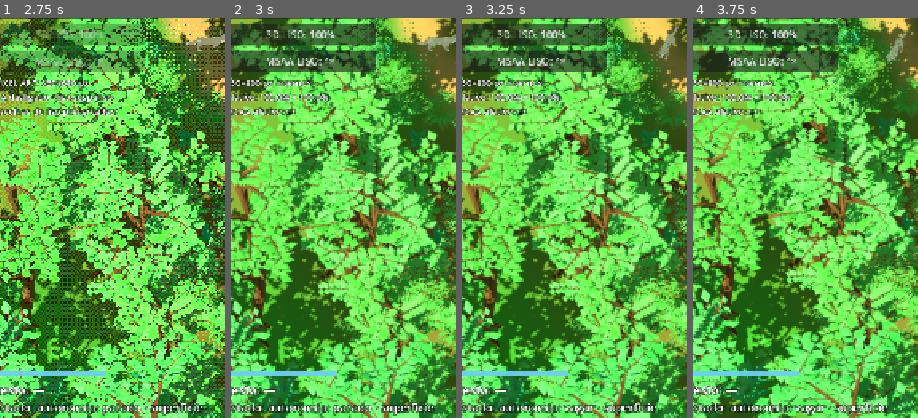
Above: before the commit, frames 1-4 (left to right).
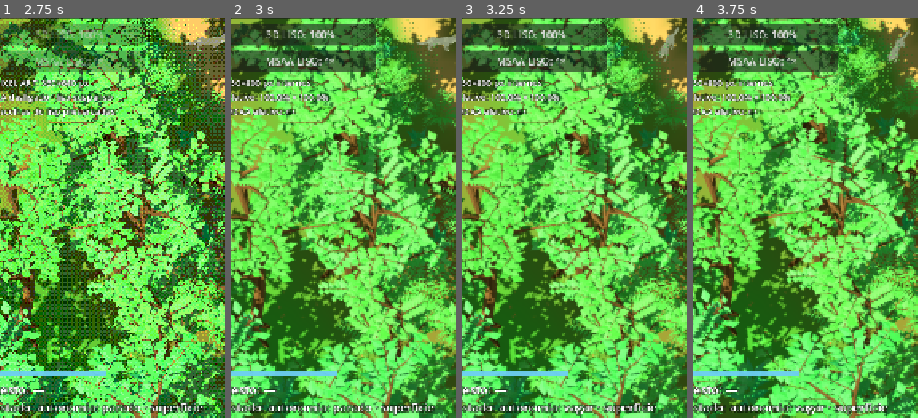
Above: after the commit, the same moments.

Repository: jonathasptbr-gh/Projeto-Galapago
Game: Godot game, scene res://jogo/main.tscn
The game is run twice, just before and just after one commit, with the same random seed, the same clock (stepped at 60 frames per second) and the same inputs.
Inputs:
- Up to frame 1 (2.75 s): click "PULO AUTO: DESLIGADO" at 0.5 s; click "PULO AUTO: LIGADO" at 1.25 s; click "PIXEL ART: DESLIGADO" at 2 s
- Up to frame 2 (3 s): click "PIXEL ART: LIGADO" at 2.75 s
- Up to frame 3 (3.25 s): no input
- Up to frame 4 (3.75 s): click "DIAGNÓSTICO: DESLIGADO" at 3.5 s
The pictures show only the part of the screen within x 4-54%, y 46-96%; the shares and areas given below are measured in that part.

Frames 1-2 are identical in both runs. In frame 3, less than 0.1% of the frame differs, in the area x 89-97%, y 2-11%; in frame 4, 0.1%, in the area x 85-97%, y 3-11%.

Commit message:
v0.45.0: marcha pelo tamanho do caminho e passadas calibradas
Caminho ate ~45 px (comprimento do corpo) e CAMINHADA a 28 px/s com o clipe Walk; acima disso e TROTE a 110 px/s com Gallop. O traco ao vivo so promove e o trote trava ate a rota acabar: traco novo curto nao rebaixa a marcha nem rearma a rampa; segurar forca o trote; autonomia volta a caminhada. O clipe deixa de depender da camera e as passadas foram medidas por cinematica do GLB (Walk 0,52 / Gallop 0,93 unidade por ciclo), mantendo a fase presa a distancia para o pe nao patinar. Demo --caminhada para o oraculo. Gate: 220/220 testes, parser 54/0.

Diff:
--- a/dados/acoes.json
+++ b/dados/acoes.json
@@ -1,6 +1,6 @@
 {
- "_leia": "Ações da criatura (v0.19.0). fases = [antecipação …(816 unchanged characters)… USA DE SAÍDA da v0.17 foi removida). v0.19: TOQUE = TIRO CARREGADO com TEMPO CON …(2894 unchanged characters)…
- "mover": {"velocidade": 110},
+ "_leia": "Ações da criatura (v0.19.0). fases = [antecipação …(816 unchanged characters)… USA DE SAÍDA da v0.17 foi removida). v0.45: `mover.caminhada_max_px` (≈ o comprimento do corpo) separa a MARCHA: caminho até ele é CAMINHADA (`mover.velocidade_caminhada`, 28 px/s); acima, TROTE (`mover.velocidade`, 110 px/s). O trote trava até a rota acabar — traço novo curto no meio da corrida não rebaixa a marcha; correr acelerado (segurar) força o trote. v0.19: TOQUE = TIRO CARREGADO com TEMPO CON …(2894 unchanged characters)…
+ "mover": {"velocidade": 110, "velocidade_caminhada": 28, "caminhada_max_px": 45},
  "olhar": {},
  "ataque": {"fases": [0.10, 0.14, 0.18], "alcance": 40, "arco": 90, "recarga": 0.15},
  "batida": {"fases": [0.06, 0.10, 0.12], "alcance": 30, "arco": 120, "recarga": 0.12},
--- a/jogo/demo.gd
+++ b/jogo/demo.gd
@@ -57,6 +57,15 @@
 		main.dedo_moveu(1, Vector2(200 + distancia, 500))
 		main.dedo_subiu(1, Vector2(200 + distancia, 500))
 		main.dedo_subiu(0, Vector2(200, 500))
+		return
+	if "--caminhada" in OS.get_cmdline_user_args():
+		# v0.45: traços CURTOS (≈ o comprimento do corpo) para filmar a
+		# CAMINHADA; o demo normal já mostra o TROTE nos caminhos longos.
+		_passos = [
+			{"t": 0.3, "tipo": "caminho", "rel": [[0, 0], [30, 6]], "dur": 0.6},
+			{"t": 1.8, "tipo": "caminho", "rel": [[0, 0], [32, -4]], "dur": 0.6},
+			{"t": 3.3, "tipo": "caminho", "rel": [[0, 0], [34, 0]], "dur": 0.6},
+		]
 		return
 	_passos = [
 		# 0. baseline do CI: o caminho de sempre nos 2 primeiros segundos, com a
--- a/jogo/main.gd
+++ b/jogo/main.gd
@@ -387,7 +387,7 @@
 	var salto: float = float(corpo.z) / Cam3D.PX_POR_UNIDADE - (AFUNDA_SUBSOLO if subsolo else 0.0)
 	ator_criatura.atualizar(corpo.pos, _h_cria, corpo.olhar, salto)
 	var deslocamento: float = Vector2(corpo.pos).distance_to(_pos_anim_criatura) if delta > 0.0 else 0.0
-	ator_criatura.animar(deslocamento, delta, corpo.no_ar(), corpo.ataque != "", camera_toque.intima())
+	ator_criatura.animar(deslocamento, delta, corpo.no_ar(), corpo.ataque != "", corpo.trotando())
 	_pos_anim_criatura = corpo.pos
 	var cor := COR_CRIATURA
 	if subsolo:
--- a/jogo/mundo3d/lobo.gd
+++ b/jogo/mundo3d/lobo.gd
@@ -10,10 +10,12 @@
 # AABB medido no Godot com a escala 0,25: 0,27 × 0,67 × 1,39 unidades.
 # Uma célula tem 1 unidade; a pata mais baixa fica a 0,003 do chão.
 const ESCALA_MODELO := 0.25
-# Distância horizontal por ciclo: passada Walk curta (~40% do comprimento
-# do corpo), Gallop mais longa (~70%). Determina fase, não velocidade fixa.
-const PASSADA_WALK := 0.55
-const PASSADA_GALLOP := 0.95
+# Distância de CHÃO por ciclo, medida nos pés do próprio clipe (cinemática do
+# GLB, 2026-11-28): Walk 0,52 unidade (pé planta 1,03 unidade de modelo em meio
+# ciclo), Gallop 0,93. Com a fase presa à distância, o pé não patina nem quando
+# o clipe toca mais rápido.
+const PASSADA_WALK := 0.52
+const PASSADA_GALLOP := 0.93
 
 @export var cor := Color.WHITE
 
@@ -66,15 +68,17 @@
 ## Estado lido da sim, nunca derivado do olhar (que também gira parada).
 ## Cada quadro avança em distância/PX_POR_UNIDADE/passada ciclos, sem
 ## dependência do fps: velocidade × duração_do_clipe / passada.
-## Na imobilidade muda para Idle; pulo/ataque não recebem a velocidade de andar.
-func animar(deslocamento_px: float, delta_s: float, no_ar: bool, atacando: bool, perto: bool) -> void:
+## A MARCHA vem da sim (`corpo.trotando()`): caminhada usa Walk, trote e
+## corrida acelerada usam Gallop. Na imobilidade muda para Idle; pulo/ataque
+## não recebem a velocidade de andar.
+func animar(deslocamento_px: float, delta_s: float, no_ar: bool, atacando: bool, trotando: bool) -> void:
 	var nome := "Idle"
 	if atacando:
 		nome = "Attack"
 	elif no_ar:
 		nome = "Gallop_Jump"
 	elif delta_s > 0.0 and deslocamento_px > 0.01:
-		nome = "Walk" if perto else "Gallop"
+		nome = "Gallop" if trotando else "Walk"
 	_tocar(nome)
 	if nome == "Walk" or nome == "Gallop":
 		var passada := PASSADA_WALK if nome == "Walk" else PASSADA_GALLOP
--- a/sim/corpo.gd
+++ b/sim/corpo.gd
@@ -40,6 +40,13 @@
 ##   a ~15% da velocidade e chega a 100% em `rampa_s` (`_rampa_t`/`_fator_rampa`,
 ##   smoothstep). O traço ao vivo reinicia a rampa uma vez; retomar depois de
 ##   uma pausa/tiro NÃO reinicia.
+## - **MARCHA PELO TAMANHO DO CAMINHO** (v0.45): caminho até `caminhada_max_px`
+##   (≈ o comprimento do corpo, 45 px) é **CAMINHADA** (`velocidade_caminhada`,
+##   28 px/s); acima disso é **TROTE** (`velocidade`, 110 px/s). O traço ao vivo
+##   só PROMOVE (cresceu ⇒ trota) e o trote fica TRAVADO até a rota acabar: um
+##   traço novo e curto no meio da corrida não rebaixa a marcha; a marcha só é
+##   redecidida ao sair do repouso (ou ao vaguear). Correr acelerado (segurar)
+##   força o trote.
 ##
 ## **SEGURAR QUE VIRA DESENHO**: se o dedo que SEGURA (sprint) se move
 ## sem levantar, o jogo RECOMEÇA o traço na posição ATUAL
@@ -171,6 +178,13 @@
 var olhar := Vector2.RIGHT
 var camada := Mundo.SUPERFICIE
 var velocidade := 110.0
+## Marcha da ROTA (v0.45): caminho curto = CAMINHADA (`velocidade_caminhada`),
+## caminho maior que `caminhada_max_px` (≈ o comprimento do animal) = TROTE
+## (`velocidade`, a normal). O trote TRAVA até a rota acabar: um traço novo e
+## curto desenhado no meio da corrida não rebaixa a marcha.
+var trote := false
+var velocidade_caminhada := 28.0
+var caminhada_max_px := 45.0
 
 # rota (pontos de referência; `_rota_i` = o próximo que ela procura)
 var rota := PackedVector2Array()
@@ -276,6 +290,8 @@
 func _init(definicoes: Dictionary = {}) -> void:
 	defs = definicoes
 	velocidade = float(defs.get("mover", {}).get("velocidade", 110.0))
+	velocidade_caminhada = maxf(float(defs.get("mover", {}).get("velocidade_caminhada", 28.0)), 0.0)
+	caminhada_max_px = maxf(float(defs.get("mover", {}).get("caminhada_max_px", 45.0)), 1.0)
 	rota_cfg = defs.get("rota", {})
 	_combate = defs.get("combate", {})
 	carga_tiro_s = maxf(float(_combate.get("tiro_carga_s", 0.5)), 0.0)
@@ -365,6 +381,16 @@
 ## Está no SPRINT do segurar (correndo)? Só leitura; a regra fica no passo.
 func correndo() -> bool:
 	return _sprint
+
+
+## Marcha da rota: true = TROTE (caminho maior que o corpo), false = CAMINHADA.
+func trotando() -> bool:
+	return trote
+
+
+## Velocidade de CRUZEIRO da marcha atual (px/s), sem sprint, rampa ou embalo.
+func velocidade_base() -> float:
+	return velocidade if trote else velocidade_caminhada
 
 
 ## Ainda no curto período de invencibilidade depois de um golpe?
@@ -497,8 +523,16 @@
 ## progresso é preservado (o traço ao vivo só CRESCE no fim). Nunca fica
 ## mirando um ponto que já está ao alcance.
 func _guardar_rota(nova: PackedVector2Array, reiniciar: bool) -> void:
+	# MARCHA (v0.45): sair do repouso decide de novo; crescer o traço só PROMOVE
+	# (caminhada → trote). Rota nova desenhada em movimento não rebaixa o trote.
+	var partindo := rota.is_empty() and not em_inercia()
 	rota = nova
 	total_rota = Trajetoria.comprimento(rota)
+	if partindo:
+		trote = false
+	if total_rota > caminhada_max_px and not trote:
+		trote = true
+		_rampa_t = 0.0  # acelera da caminhada para o trote, sem salto
 	_arcos_rota = Trajetoria.arcos_pontos(rota)
 	_inercia_t = 0.0  # caminho novo cancela a inércia do antigo
 	_barrado = false
@@ -528,7 +562,9 @@
 		_carga_tem_destino = false
 		_carga_destino = Vector2.ZERO
 		# mesma regra do sprint: continuar um segurar mantém a rampa já vencida.
-		if not _sprint:
+		# rota nova em cima de um TROTE já em curso mantém a velocidade da
+		# corrida (v0.45): quem já corre segue correndo, seja qual for o traço.
+		if not _sprint and not trote:
 			_rampa_t = 0.0
 		marcas = []
 		_disparadas = {}
@@ -924,6 +960,11 @@
 			return "recusado: sem energia"
 		if _sprint:
 			return "ok: já em sprint"
+		if not trote:
+			# corrida acelerada não existe em cima de uma caminhada: assume o
+			# trote e acelera pela rampa (sem salto de 28 → 187 px/s).
+			trote = true
+			_rampa_t = 0.0
 		_sprint = true
 		eventos.append("sprint:on")
 		return "ok: sprint"
@@ -1140,7 +1181,7 @@
 		fator_ar = maxf(float(defs.get("pular", {}).get("sprint_fator", 1.0)), 1.0)
 	# o avanço que ela DEVERIA ter neste quadro: é o que desempata a projeção
 	# num cruzamento/bico (dois braços no mesmo lugar) e impede o "pulo".
-	var esperado := maxf(_passo_camera(velocidade * fator_sprint * fator_ar * _fator_embalo() * fator_rampa, dt) * 2.0, 2.0)
+	var esperado := maxf(_passo_camera(velocidade_base() * fator_sprint * fator_ar * _fator_embalo() * fator_rampa, dt) * 2.0, 2.0)
 	var proj := _projetar(base, esperado)
 	# teto de segurança do avanço: um cruzamento/laço não pode "teleportar" a
 	# criatura para o fim do braço; no máximo o que ela andaria em ~4 quadros.
@@ -1155,7 +1196,7 @@
 		if alvo_f != Vector2.ZERO and pos.distance_to(alvo_f) <= float(_embalo.get("gatilho_px", 70.0)):
 			_iniciar_embalo(float(_embalo.get("curto_s", 0.25)), float(_embalo.get("curto_fator", 1.7)))
 			_embalo_final_feito = true
-	var passo := _passo_camera(velocidade * _fator_embalo() * fator_sprint * fator_ar * fator_rampa, dt)
+	var passo := _passo_camera(velocidade_base() * _fator_embalo() * fator_sprint * fator_ar * fator_rampa, dt)
 	# ALVO: o ponto MAIS LONGE da estrada que a linha reta alcança andando.
 	# Sem isso, a criatura corta a corda de uma curva e bate na pedra/beira.
 	var alvo := _alvo_visivel(base, mundo)
@@ -1251,7 +1292,7 @@
 	if fs > 1.001:
 		fator_ar = maxf(float(defs.get("pular", {}).get("sprint_fator", 1.0)), 1.0)
 	var dur := maxf(float(defs.get("pular", {}).get("fases", [0.06, 0.42, 0.06])[1]), 0.1)
-	var alcance := velocidade * fs * fator_ar * _fator_embalo() * dur * 0.9
+	var alcance := velocidade_base() * fs * fator_ar * _fator_embalo() * dur * 0.9
 	# O PONTO DE POUSO (1 nível acima) adiante na ROTA e a CONTINUAÇÃO depois
 	# dele — é o que separa "degrau no meio do caminho" de "o caminho acaba".
 	var cp := float(mundo.celula_px)
@@ -1483,7 +1524,7 @@
 		return
 	var arcos := Trajetoria.arcos_pontos(traco)
 	var total := arcos[arcos.size() - 1]
-	var esperado := maxf(velocidade * maxf(dt, 0.0) * 2.0, 2.0)
+	var esperado := maxf(velocidade_base() * maxf(dt, 0.0) * 2.0, 2.0)
 	var alvo := traco_t + esperado
 	var peso := 0.25
 	var melhor := INF
@@ -1652,7 +1693,7 @@
 	var fator := _fator_sprint()
 	# a INÉRCIA sai com a velocidade de CHEGADA: o sprint (ou a cauda) e a
 	# RAMPA que ainda estiver valendo entram nela.
-	var v0 := velocidade * _fator_embalo() * fator * _fator_rampa()
+	var v0 := velocidade_base() * _fator_embalo() * fator * _fator_rampa()
 	var freio := maxf(float(rota_cfg.get("freio_extra_px", 16.0)), 0.0)
 	if fator > 1.0:
 		freio *= maxf(float(rota_cfg.get("freio_sprint_x", 1.6)), 1.0)
@@ -1762,7 +1803,7 @@
 		_golpe_final(alvos)
 		return
 	dir = dir.normalized()
-	var passo := _passo_camera(velocidade * _fator_embalo(), dt)
+	var passo := _passo_camera(velocidade_base() * _fator_embalo(), dt)
 	var novo := _passo_com_desvio(pos, dir, passo, alvo, mundo)
 	if novo.distance_to(pos) < 0.001:
 		_barrado = true
@@ -1773,6 +1814,8 @@
 
 
 func _autonomia(dt: float, mundo: RefCounted) -> void:
+	# vaguear não é rota: a marcha volta à caminhada (a animação também).
+	trote = false
 	_auto_t += dt
 	var base: Vector2 = pos
 	if _auto_espera > 0.0:
--- a/testes/test_corpo.gd
+++ b/testes/test_corpo.gd
@@ -98,6 +98,92 @@
 	checar(c.pos.distance_to(p0) > 15.0, "andou acelerado")
 	igual(c.comandar({"acao": "soltar_segurar"}, m, []), "ok", "soltar encerra sprint")
 	checar(c._sprint_cauda_t > 0.0, "mantém cauda")
+
+
+# ---------------------------------------------------------------- v0.45: marcha pelo caminho
+
+## Caminho curto (até ~o comprimento do corpo) = CAMINHADA, na velocidade de
+## caminhada; o trote não entra.
+func test_caminho_curto_caminha() -> void:
+	var s := _setup(MAPA)
+	var m: RefCounted = s[0]
+	var c: RefCounted = s[1]
+	checar(c.comandar({"acao": "mover", "pontos": PackedVector2Array([Vector2(84, 48)])}, m, []).begins_with("ok"), "rota curta")
+	checar(not c.trotando(), "caminho curto = caminhada")
+	perto(c.velocidade_base(), 28.0, 0.001, "cruzeiro de caminhada")
+	_rodar(c, m, 0.35)  # vence a rampa de 0,3 s
+	var p0: Vector2 = c.pos
+	for _i in 6:  # 6 quadros = 0,2 s exatos (o _rodar acumula floats e faz 7)
+		c.passo(1.0 / 30.0, m, [])
+	perto(c.pos.distance_to(p0) / 0.2, 28.0, 2.0, "anda em velocidade de caminhada")
+
+
+## Caminho maior que o corpo = TROTE na velocidade normal (sem acelerar).
+func test_caminho_longo_trota() -> void:
+	var s := _setup(MAPA)
+	var m: RefCounted = s[0]
+	var c: RefCounted = s[1]
+	checar(c.comandar({"acao": "mover", "pontos": PackedVector2Array([Vector2(240, 48)])}, m, []).begins_with("ok"), "rota longa")
+	checar(c.trotando(), "caminho longo = trote")
+	perto(c.velocidade_base(), 110.0, 0.001, "cruzeiro de trote")
+	_rodar(c, m, 0.35)
+	var p0: Vector2 = c.pos
+	for _i in 6:  # 6 quadros = 0,2 s exatos
+		c.passo(1.0 / 30.0, m, [])
+	perto(c.pos.distance_to(p0) / 0.2, 110.0, 3.0, "anda em velocidade de trote")
+
+
+## O traço ao vivo só PROMOVE: nasce curto (caminhada) e, ao crescer além do
+## corpo, sobe para o trote.
+func test_traco_ao_vivo_promove_caminhada_para_trote() -> void:
+	var s := _setup(MAPA)
+	var m: RefCounted = s[0]
+	var c: RefCounted = s[1]
+	var o := Vector2(48, 48)
+	checar(c.tracar(PackedVector2Array([o, o + Vector2(30, 0)]), m, true).begins_with("ok"), "primeiro traço")
+	checar(not c.trotando(), "traço curto caminha")
+	checar(c.tracar(PackedVector2Array([o, o + Vector2(30, 0), o + Vector2(120, 0)]), m, false).begins_with("ok"), "traço cresce")
+	checar(c.trotando(), "passou do comprimento do corpo = trote")
+
+
+## Trote travado: um traço NOVO e curto desenhado durante a corrida não rebaixa
+## a marcha; só sair do repouso decide de novo.
+func test_trote_trava_contra_traco_novo_curto() -> void:
+	var s := _setup(MAPA)
+	var m: RefCounted = s[0]
+	var c: RefCounted = s[1]
+	c.comandar({"acao": "mover", "pontos": PackedVector2Array([Vector2(300, 48)])}, m, [])
+	_rodar(c, m, 0.5)
+	checar(c.trotando(), "começou trotando")
+	checar(c.tracar(PackedVector2Array([c.pos, c.pos + Vector2(0, 20)]), m, true).begins_with("ok"), "traço novo curto")
+	checar(c.trotando(), "traço curto no meio da corrida NÃO rebaixa")
+	perto(c.velocidade_base(), 110.0, 0.001, "segue em velocidade de trote")
+	# e SEM rearmar a rampa: continua correndo na mesma velocidade
+	var p1: Vector2 = c.pos
+	for _i in 3:  # 0,1 s
+		c.passo(1.0 / 30.0, m, [])
+	checar(c.pos.distance_to(p1) / 0.1 > 90.0, "mantém a velocidade ao adotar o traço novo (%.0f px/s)" % (c.pos.distance_to(p1) / 0.1))
+	# até acabar e entrar na autonomia: a marcha volta a ser decidida do zero
+	var t := 0.0
+	while (c.em_rota() or c.em_inercia()) and t < 6.0:
+		c.passo(1.0 / 30.0, m, [])
+		t += 1.0 / 30.0
+	_rodar(c, m, 0.1)
+	checar(not c.trotando(), "parada/vagueando volta à caminhada")
+	checar(c.comandar({"acao": "mover", "pontos": PackedVector2Array([c.pos + Vector2(30, 0)])}, m, []).begins_with("ok"), "rota curta parada")
+	checar(not c.trotando(), "novo caminho curto parado = caminhada")
+
+
+## Correr acelerado (segurar) força o trote mesmo num caminho curto.
+func test_segurar_forca_trote_mesmo_em_caminho_curto() -> void:
+	var s := _setup(MAPA)
+	var m: RefCounted = s[0]
+	var c: RefCounted = s[1]
+	c.comandar({"acao": "mover", "pontos": PackedVector2Array([Vector2(84, 48)])}, m, [])
+	_rodar(c, m, 0.1)
+	checar(not c.trotando(), "caminhava")
+	igual(c.comandar({"acao": "segurar"}, m, []), "ok: sprint", "segurar liga a corrida")
+	checar(c.trotando(), "corrida acelerada força o trote")
 
 
 # ---------------------------------------------------------------- rota
@@ -975,14 +1061,15 @@
 	var m: RefCounted = s[0]
 	var c: RefCounted = s[1]
 	var origem: Vector2 = c.pos
-	checar(c.tracar(PackedVector2Array([origem, Vector2(240, 48)]), m, true).begins_with("ok"), "traço")
+	# v0.45: caminho CURTO = caminhada (a rampa continua valendo para ela)
+	checar(c.tracar(PackedVector2Array([origem, origem + Vector2(36, 0)]), m, true).begins_with("ok"), "traço")
 	_rodar(c, m, 0.2)
 	var t_antes: float = c._rampa_t
 	checar(t_antes > 0.0, "a rampa começou")
-	checar(c.tracar(PackedVector2Array([origem, Vector2(240, 48), Vector2(320, 48)]), m, false).begins_with("ok"), "o traço cresce")
+	checar(c.tracar(PackedVector2Array([origem, origem + Vector2(36, 0), origem + Vector2(42, 0)]), m, false).begins_with("ok"), "o traço cresce")
 	checar(c._rampa_t >= t_antes, "crescer o traço NÃO reinicia a rampa (%.3f → %.3f)" % [t_antes, c._rampa_t])
-	c.comandar({"acao": "mover", "pontos": PackedVector2Array([Vector2(48, 240)])}, m, [])
-	perto(c._rampa_t, 0.0, 0.001, "um caminho NOVO rearma a rampa")
+	c.comandar({"acao": "mover", "pontos": PackedVector2Array([c.pos + Vector2(24, 0)])}, m, [])
+	perto(c._rampa_t, 0.0, 0.001, "um caminho NOVO (ainda curto) rearma a rampa")
 
 
 ## Um traço ao vivo que CONTINUA um SEGURAR (sprint) não corta a
@@ -1005,7 +1092,7 @@
 	checar(not c._sprint, "sprint desligado")
 	checar(c._sprint_cauda_t > 0.0, "a cauda mantém o embalo")
 	checar(c.tracar(PackedVector2Array([c.pos, c.pos + Vector2(0, 80)]), m, true).begins_with("ok"), "outro caminho")
-	perto(c._rampa_t, 0.0, 0.001, "sem segurar, a rampa rearma")
+	checar(c._fator_rampa() > 0.95, "já trotando, o caminho novo mantém a velocidade (v0.45)")
 
 
 # ---------------------------------------------------------------- v0.18: carga cancelada
--- a/testes/test_lobo.gd
+++ b/testes/test_lobo.gd
@@ -35,10 +35,10 @@
 	igual(anim.assigned_animation, "Idle", "parado desde o início")
 	lobo.animar(0.0, 0.1, false, false, false)
 	igual(anim.assigned_animation, "Idle", "olhar não induz movimento")
+	lobo.animar(4.0, 0.1, false, false, false)
+	igual(anim.assigned_animation, "Walk", "caminhada curta usa Walk")
 	lobo.animar(4.0, 0.1, false, false, true)
-	igual(anim.assigned_animation, "Walk", "perto anda")
-	lobo.animar(4.0, 0.1, false, false, false)
-	igual(anim.assigned_animation, "Gallop", "longe usa galope, não Run")
+	igual(anim.assigned_animation, "Gallop", "trote usa Gallop, não Run")
 	lobo.animar(4.0, 0.1, true, false, false)
 	igual(anim.assigned_animation, "Gallop_Jump", "pulo real vence deslocamento")
 	lobo.animar(0.0, 0.1, false, true, false)
@@ -55,7 +55,7 @@
 		Engine.get_main_loop().root.add_child(lobo)
 		var anim: AnimationPlayer = lobo.get_node("Lobo/AnimationPlayer")
 		# Meio metro em ambas: uma vez em 0,5 s, outra em 0,25 s.
-		lobo.animar(16.0, segundos, false, false, true)
+		lobo.animar(16.0, segundos, false, false, false)
 		anim.advance(segundos)
 		fases.append(anim.current_animation_position / anim.get_animation("Walk").length)
 		lobo.free()
@@ -68,7 +68,7 @@
 	Engine.get_main_loop().root.add_child(lobo)
 	var anim: AnimationPlayer = lobo.get_node("Lobo/AnimationPlayer")
 	lobo.animar(8.0, 0.1, false, false, false)
-	checar(anim.speed_scale > 0.0, "galope acelera quando percorre chão")
+	checar(anim.speed_scale > 0.0, "caminhada acelera quando percorre chão")
 	lobo.animar(0.0, 0.1, false, false, false)
 	igual(anim.assigned_animation, "Idle", "imóvel não continua as passadas")
 	perto(anim.speed_scale, 1.0, 0.00001, "idle respira na cadência original")
Not shown, changed: docs/HISTORICO.md
Not shown, changed: docs/ORACULO.md
Not shown, changed: docs/RESIDUOS.md
Not shown, changed: docs/gdd/gestos-e-acoes.md
